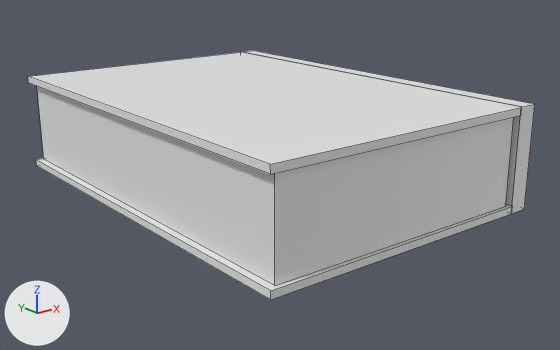
An edit to the FBX model working/etiosa/book.fbx, drawn before and after from the same camera.
Both versions are drawn from a 50 mm camera at (-2.214, -2.24, 0.945) aimed at (-0.489, -0.082, 0.082). The axes (+X, +Y, +Z) are drawn at lower left. The lights are the same throughout. Mesh edges are drawn as thin lines. Where no turn or scale is listed for an object, it has been applied to the vertices.

In view in the first picture: 'back_cover', 'front_cover', 'hinge', 'pages'.
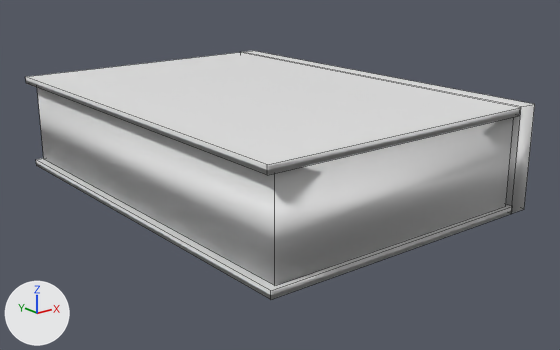
The newer file is also turned or shifted as a whole; pictures and numbers use the older file's frame.

Where the change shows, as pixel boxes [x1, y1, x2, y2] in the pictures (560 x 350 px):
```json
{"object": "front_cover", "change": "mesh moved", "before": [28, 52, 522, 174], "after": [26, 53, 520, 175]}
{"part": 1, "of": "me_cube_003", "change": "shading changed", "before": [241, 51, 535, 214], "after": [241, 51, 535, 214]}
{"part": 2, "of": "me_cube_001", "change": "shading changed", "before": [37, 88, 514, 286], "after": [37, 88, 514, 286]}
{"part": 3, "of": "me_cube_002", "change": "shading changed", "before": [36, 158, 512, 300], "after": [36, 158, 512, 300]}
```

The change, as JSON lines over the scene's bpy script:
```json
{"block": "me_cube_002", "where": "me_cube_002.from_pydata(...)  # 8 vertices, 6 faces; spans x -0.52..0.52, y -0.78..0.78, z -0.01..0.01"}
{"block": "me_cube_002", "where": "# used by ob_back_cover; location = (-0.557, 0.0, 0.039)"}
{"block": "me_cube_002", "change": "me_cube_002 part 3: edges marked sharp go from 12 to 0"}
{"block": "me_cube", "where": "me_cube.from_pydata(...)  # 8 vertices, 6 faces; spans x -0.52..0.52, y -0.78..0.78, z -0.01..0.01"}
{"block": "me_cube", "where": "# used by ob_front_cover; location = (-0.557, 0.0, 0.383)"}
{"block": "me_cube", "change": "me_cube part 4: the whole mesh is moved by (-0.01, 0.0, 0.0)"}
{"block": "me_cube_003", "where": "me_cube_003.from_pydata(...)  # 8 vertices, 6 faces; spans x -0.04..0.04, y -0.78..0.78, z -0.19..0.19"}
{"block": "me_cube_003", "where": "# used by ob_hinge; location = (0.0, 0.0, 0.212)"}
{"block": "me_cube_003", "change": "me_cube_003 part 1: edges marked sharp go from 12 to 0"}
{"block": "me_cube_001", "where": "me_cube_001.from_pydata(...)  # 8 vertices, 6 faces; spans x -0.5..0.5, y -0.77..0.77, z -0.16..0.16"}
{"block": "me_cube_001", "where": "# used by ob_pages; location = (-0.551, 0.0, 0.213)"}
{"block": "me_cube_001", "change": "me_cube_001 part 2: edges marked sharp go from 12 to 0"}
```
